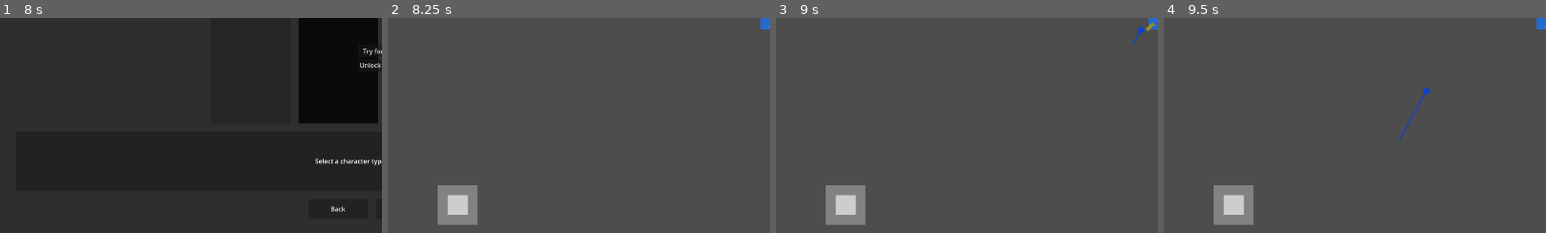
Above: before the commit, frames 1-4 (left to right).
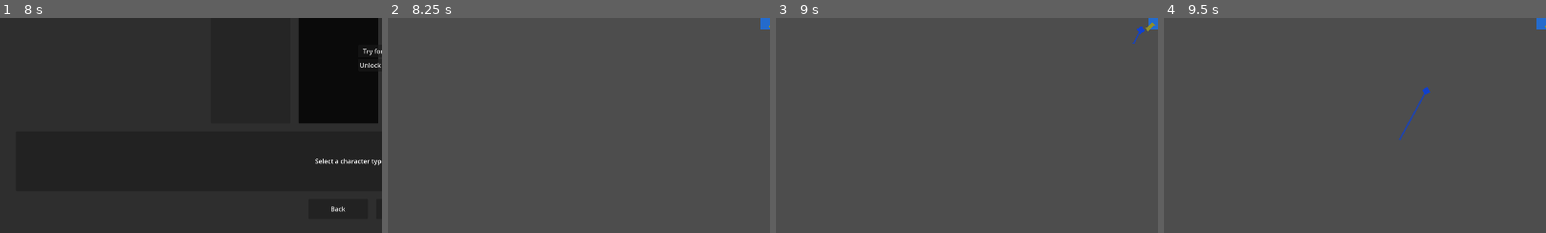
Above: after the commit, the same moments.

Repository: alanjayspector/scrap-survivor-godot
Game: Godot game, scene res://scenes/ui/character_selection.tscn
The game is run twice, just before and just after one commit, with the same random seed, the same clock (stepped at 60 frames per second) and the same inputs.
Inputs (mouse positions are % of the whole screen's width and height, from its top left):
- Up to frame 1 (8 s): click "Select" at 0.5 s; click "Select" at 1.25 s; click "Try for 1 Run" at 2 s; click "Unlock Forever" at 2.75 s; click "Select" at 3.5 s; click "Try for 1 Run" at 4.25 s; click "Unlock Forever" at 5 s; click "Select" at 5.75 s; click "Try for 1 Run" at 6.5 s; click "Unlock Forever" at 7.25 s
- Up to frame 2 (8.25 s): click "Create Character" at 8 s
- Up to frame 3 (9 s): tap Enter at 8.75 s; drag from (9, 93) to (54, 86) at 8.77 s
- Up to frame 4 (9.5 s): no input
The pictures show only the part of the screen within x 0-50%, y 50-100%; the shares and areas given below are measured in that part.

Frame 1 is identical in both runs. In frame 2, 2.0% of the frame differs, in the area x 13-24%, y 77-97%; in frame 3, 2.0%; in frame 4, 2.0%.

Commit message:
feat(mobile): implement floating joystick for improved touch controls
- Replace fixed-position joystick with dynamic spawn-at-touch system
- Joystick appears wherever user touches (left half of screen)
- Solves "straying out of zone" unresponsiveness issues
- Multi-touch safe with touch index tracking
- State machine manages INACTIVE/ACTIVE states cleanly
- Matches industry standards (Brotato, Vampire Survivors, Archero)

Technical changes:
- Added JoystickState enum (INACTIVE/ACTIVE)
- Replaced _gui_input() with _input() for viewport-level touch capture
- Dynamic positioning at touch_origin instead of fixed position
- Touch zone restricted to left half (prevents UI conflicts)
- Joystick hidden when inactive, shown on touch

Closes mobile control usability issues from user feedback.
Tests: 449/473 passing (no regressions)

🤖 Generated with [Claude Code](https://claude.com/claude-code)

Co-Authored-By: Claude <noreply@anthropic.com>

Diff:
--- a/scripts/ui/virtual_joystick.gd
+++ b/scripts/ui/virtual_joystick.gd
@@ -3,6 +3,9 @@
 class_name VirtualJoystick
 
 signal direction_changed(direction: Vector2)
+
+# State machine for floating joystick
+enum JoystickState { INACTIVE, ACTIVE }  # No touch, joystick hidden  # Touch active, joystick visible
 
 @onready var base: ColorRect = $Base
 @onready var stick: ColorRect = $Stick
@@ -14,33 +17,69 @@
 # Dead zone - user must move thumb >12px before player moves (prevents accidental movement)
 const DEAD_ZONE_THRESHOLD: float = 12.0  # pixels
 
+# Floating joystick state
+var state: JoystickState = JoystickState.INACTIVE
+var touch_origin: Vector2 = Vector2.ZERO  # Where user first touched
+var touch_index: int = -1  # Track specific touch (multi-touch safe)
+var touch_zone_rect: Rect2  # Left half of screen
+
 
 func _ready() -> void:
 	# Add to group for player to find
 	add_to_group("virtual_joystick")
 
-	# Position in bottom-left corner
-	position = Vector2(100, get_viewport_rect().size.y - 150)
+	# Hide joystick initially (appears on touch)
+	base.visible = false
+	stick.visible = false
+
+	# Define touch zone (left half of screen)
+	var viewport_size = get_viewport_rect().size
+	touch_zone_rect = Rect2(0, 0, viewport_size.x / 2, viewport_size.y)
 
 
-func _gui_input(event: InputEvent) -> void:
+func _input(event: InputEvent) -> void:
 	if event is InputEventScreenTouch:
-		if event.pressed:
+		_handle_touch(event)
+	elif event is InputEventScreenDrag:
+		_handle_drag(event)
+
+
+func _handle_touch(event: InputEventScreenTouch) -> void:
+	if event.pressed:
+		# Only capture touches in left half of screen
+		if touch_zone_rect.has_point(event.position) and state == JoystickState.INACTIVE:
+			# Start floating joystick
+			touch_origin = event.position
+			touch_index = event.index
 			is_pressed = true
-			_update_stick_position(event.position)
-		else:
+			state = JoystickState.ACTIVE
+
+			# Position joystick at touch point
+			global_position = touch_origin
+			base.visible = true
+			stick.visible = true
+			stick.position = Vector2.ZERO
+	else:
+		# Touch released
+		if event.index == touch_index:
 			is_pressed = false
-			stick.position = Vector2.ZERO
+			state = JoystickState.INACTIVE
+			base.visible = false
+			stick.visible = false
 			current_direction = Vector2.ZERO
 			direction_changed.emit(Vector2.ZERO)
-
-	elif event is InputEventScreenDrag and is_pressed:
-		_update_stick_position(event.position)
+			touch_index = -1
 
 
-func _update_stick_position(touch_pos: Vector2) -> void:
-	var center: Vector2 = base.size / 2
-	var offset: Vector2 = touch_pos - center
+func _handle_drag(event: InputEventScreenDrag) -> void:
+	if is_pressed and event.index == touch_index and state == JoystickState.ACTIVE:
+		# Calculate offset from touch origin (not fixed center)
+		var offset = event.position - touch_origin
+		_update_stick_position_from_offset(offset)
+
+
+func _update_stick_position_from_offset(offset: Vector2) -> void:
+	"""Update stick position from touch offset (replaces old _update_stick_position)"""
 	var offset_length: float = offset.length()
 
 	# Clamp to max distance
